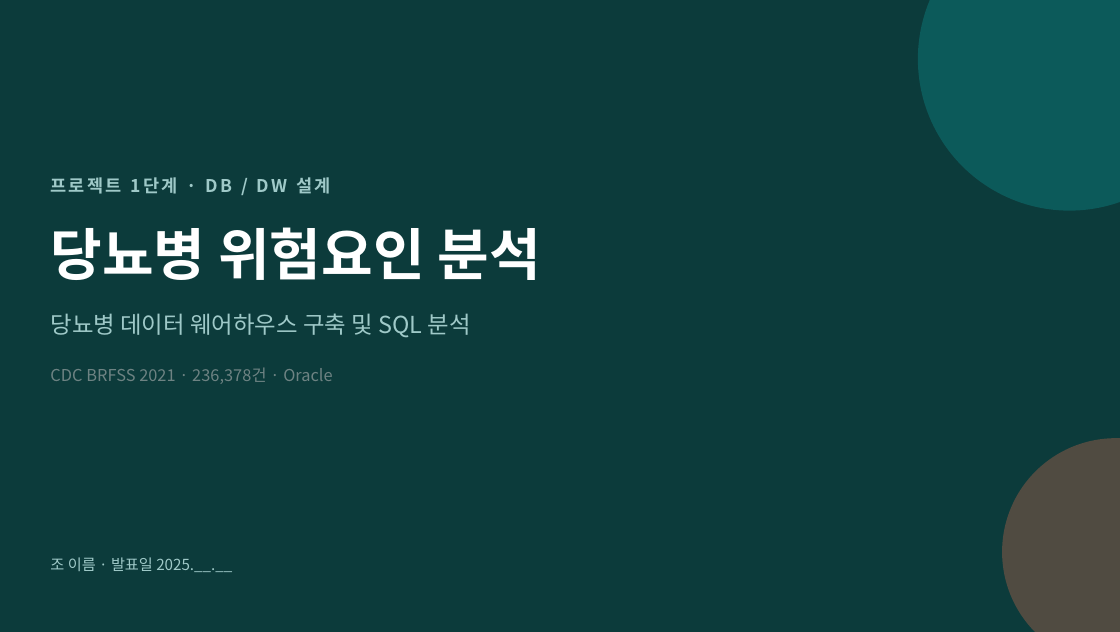
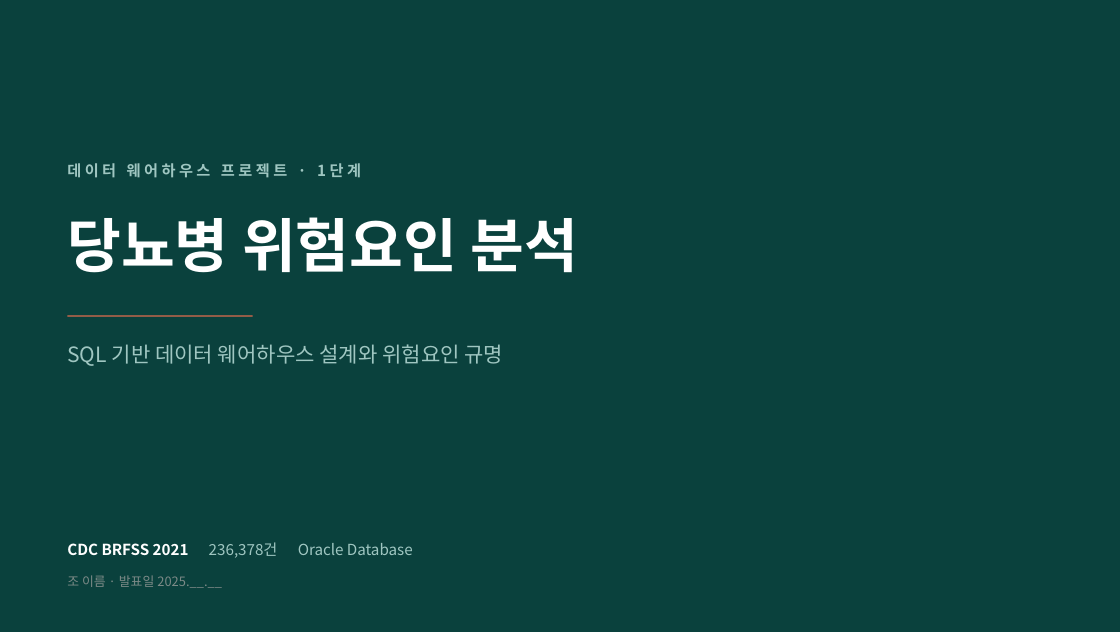
Before and after one commit to minthukyaw488-commits/diabetes, a slide deck: slide 1 of diabetes_project_stage1.pptx. Drawn at 1120x632 pixels with LibreOffice and Linux fonts; fonts in the diff are those of the drawing. Boxes give left, top, right and bottom in pixels: in the first picture for what was removed or moved away, otherwise in the second. Text is boxed around its words. In the diff, an @@ line names an element or a change of style, - is before the commit and + after.

```diff
--- a/diabetes_project_stage1.pptx
+++ b/diabetes_project_stage1.pptx
@@ background #0C3B3B to #0A413D @@
@@ ellipse removed at box(918, 0, 1120, 211) @@
@@ text at box(67, 163, 361, 178): text changed; size 15 to 13 pt; text colour #9FC9C8 to #9FC6C1 @@
-프로젝트 1단계 · DB / DW 설계
+데이터 웨어하우스 프로젝트 · 1단계
@@ text "당뇨병 위험요인 분석": place and size @@
-text "당뇨병 위험요인 분석" at box(50, 227, 540, 280)
+text "당뇨병 위험요인 분석" at box(67, 217, 579, 273)
@@ text "당뇨병 위험요인 분석" at box(67, 217, 579, 273): size 48 to 50 pt @@
@@ line added from (67, 316) to (253, 316), #DD6B4D 1 pt @@
@@ text at box(67, 344, 504, 366): text changed; size 20 to 18 pt; text colour #9FC9C8 to #9FC6C1 @@
-당뇨병 데이터 웨어하우스 구축 및 SQL 분석
+SQL 기반 데이터 웨어하우스 설계와 위험요인 규명
@@ ellipse removed at box(1002, 438, 1120, 632) @@
@@ text "조 이름 · 발표일 2025.__.__": place and size @@
-text "조 이름 · 발표일 2025.__.__" at box(50, 557, 232, 572)
+text "조 이름 · 발표일 2025.__.__" at box(67, 575, 222, 588)
@@ text "조 이름 · 발표일 2025.__.__" at box(67, 575, 222, 588): size 13 to 11 pt, text colour #9FC9C8 to #7C8A87 @@
@@ text at box(67, 542, 413, 558): text changed; size 14 to 13 pt; text colour #6E8383 to #9FC6C1 @@
-CDC BRFSS 2021 · 236,378건 · Oracle
+CDC BRFSS 2021 236,378건 Oracle Database
```
Also in this commit, not shown: 10 other slides changed, 5 other files.
